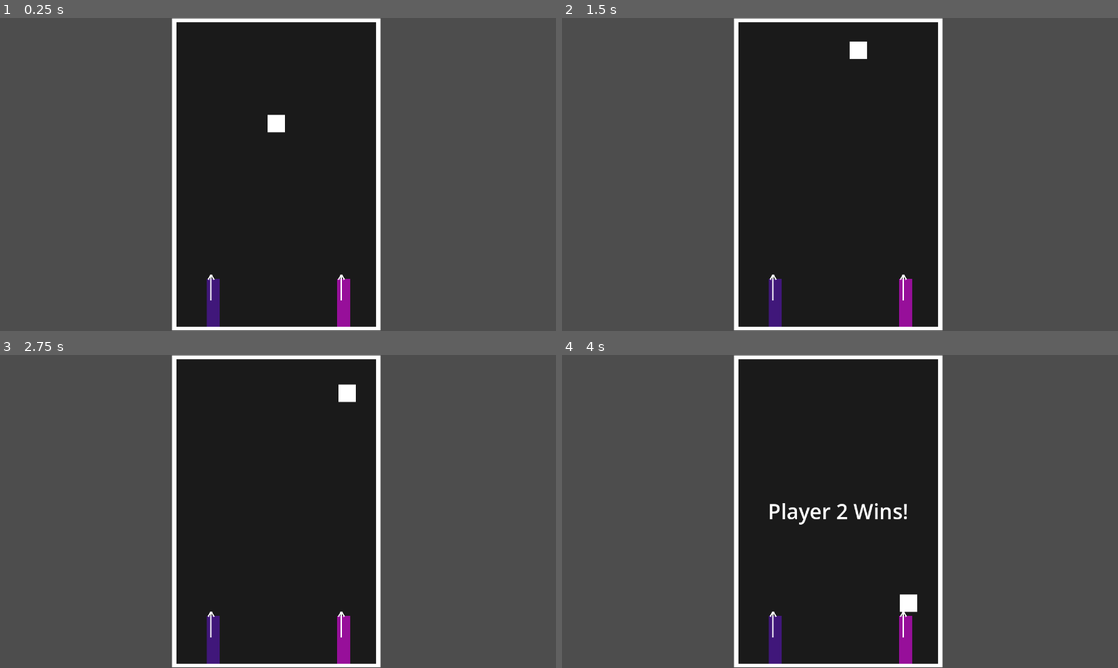
Above: before the commit, frames 1-4 (two rows, left to right).
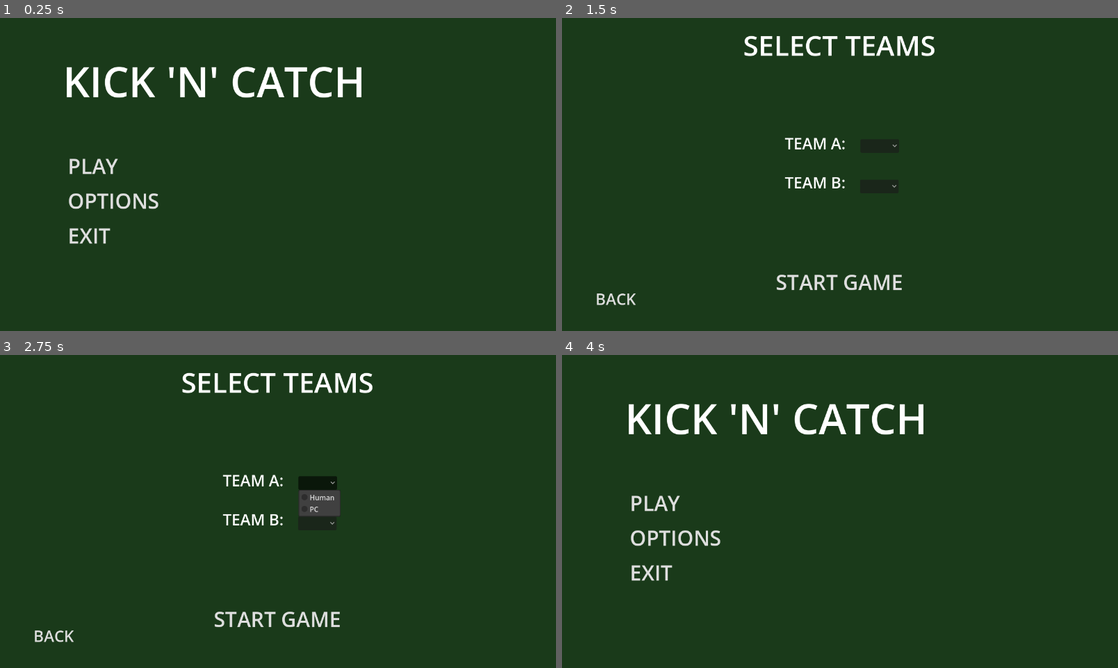
Above: after the commit, the same moments.

Repository: DockerSox/kick-n-catchv3
Game: Godot game, scene res://Scenes/title.tscn
Same seed, same stepped clock (60 frames per second), same inputs: the game is played once before the commit and once after it. Before the commit the project starts from res://Scenes/main.tscn.
Inputs (mouse positions are in pixels of both pictures, inside the frame that each line leads up to):
- Up to frame 1 (0.25 s): no input
- Up to frame 2 (1.5 s): click (673, 199) at 0.5 s, where only the run after the commit has a clickable "OPTIONS"; click (656, 165) at 1.25 s, where only the run after the commit has a clickable "PLAY"
- Up to frame 3 (2.75 s): click (316, 483) at 2.02 s
- Up to frame 4 (4 s): click (878, 524) at 2.77 s; click (617, 636) at 3.5 s, where only the run after the commit has a clickable "BACK"

The runs differ from the first frame. In frame 1, 100% of the frame differs, in the area x 0-100%, y 0-100%; in frame 2, 99%; in frame 3, 99%; in frame 4, 100%.

Commit message:
Basic Menus Added

Diff:
--- /dev/null
+++ b/Scenes/team_select.tscn
@@ -0,0 +1,88 @@
+[gd_scene format=3 uid="uid://d231n1emfkxkj"]
+
+[ext_resource type="Script" uid="uid://4xjx7p1c1y2" path="res://Scripts/team_select.gd" id="1_bwcjg"]
+
+[node name="TeamSelect" type="Control" unique_id=161226781]
+layout_mode = 3
+anchors_preset = 0
+offset_right = 40.0
+offset_bottom = 40.0
+script = ExtResource("1_bwcjg")
+
+[node name="ColorRect" type="ColorRect" parent="." unique_id=504157654]
+layout_mode = 0
+offset_right = 1280.0
+offset_bottom = 720.0
+color = Color(0.101960786, 0.22745098, 0.101960786, 1)
+
+[node name="Title" type="Label" parent="." unique_id=3136201]
+layout_mode = 0
+offset_left = 417.0
+offset_top = 18.0
+offset_right = 860.0
+offset_bottom = 106.0
+theme_override_font_sizes/font_size = 64
+text = "SELECT TEAMS"
+horizontal_alignment = 1
+
+[node name="TeamALabel" type="Label" parent="." unique_id=1800662590]
+layout_mode = 0
+offset_left = 513.0
+offset_top = 263.0
+offset_right = 653.0
+offset_bottom = 313.0
+theme_override_font_sizes/font_size = 36
+text = "TEAM A:"
+
+[node name="TeamAOption" type="OptionButton" parent="." unique_id=539980149]
+layout_mode = 0
+offset_left = 687.0
+offset_top = 279.0
+offset_right = 719.0
+offset_bottom = 299.0
+item_count = 2
+popup/item_0/text = "Human"
+popup/item_0/id = 0
+popup/item_1/text = "PC"
+popup/item_1/id = 1
+
+[node name="TeamBLabel" type="Label" parent="." unique_id=796704796]
+layout_mode = 0
+offset_left = 513.0
+offset_top = 353.0
+offset_right = 653.0
+offset_bottom = 403.0
+theme_override_font_sizes/font_size = 36
+text = "TEAM B:"
+
+[node name="TeamBOption" type="OptionButton" parent="." unique_id=605396487]
+layout_mode = 0
+offset_left = 686.0
+offset_top = 372.0
+offset_right = 718.0
+offset_bottom = 392.0
+item_count = 2
+popup/item_0/text = "Human"
+popup/item_0/id = 0
+popup/item_1/text = "PC"
+popup/item_1/id = 1
+
+[node name="StartButton" type="Button" parent="." unique_id=1789197710]
+layout_mode = 0
+offset_left = 488.0
+offset_top = 570.0
+offset_right = 789.0
+offset_bottom = 645.0
+theme_override_font_sizes/font_size = 48
+text = "START GAME"
+flat = true
+
+[node name="BackButton" type="Button" parent="." unique_id=1455387942]
+layout_mode = 0
+offset_left = 73.0
+offset_top = 617.0
+offset_right = 174.0
+offset_bottom = 675.0
+theme_override_font_sizes/font_size = 36
+text = "BACK"
+flat = true
--- /dev/null
+++ b/Scenes/title.tscn
@@ -0,0 +1,62 @@
+[gd_scene format=3 uid="uid://bww8g7i1bibly"]
+
+[ext_resource type="Script" uid="uid://cmn5yoi2jwrls" path="res://Scripts/title.gd" id="1_w31pl"]
+
+[node name="Title" type="Control" unique_id=1916797967]
+layout_mode = 3
+anchors_preset = 0
+offset_right = 40.0
+offset_bottom = 40.0
+script = ExtResource("1_w31pl")
+
+[node name="Background" type="ColorRect" parent="." unique_id=1615124755]
+layout_mode = 0
+offset_right = 1280.0
+offset_bottom = 720.0
+color = Color(0.101960786, 0.22745098, 0.101960786, 1)
+
+[node name="TitleLabel" type="Label" parent="." unique_id=1313831362]
+layout_mode = 0
+offset_left = 145.0
+offset_top = 79.0
+offset_right = 841.0
+offset_bottom = 211.0
+theme_override_colors/font_color = Color(1, 1, 1, 1)
+theme_override_font_sizes/font_size = 96
+text = "KICK 'N' CATCH"
+
+[node name="PlayButton" type="Button" parent="." unique_id=1268883919]
+layout_mode = 0
+offset_left = 152.0
+offset_top = 303.0
+offset_right = 276.0
+offset_bottom = 378.0
+theme_override_colors/font_color = Color(0.875, 0.875, 0.875, 1)
+theme_override_colors/font_focus_color = Color(0.9490196, 0.16078432, 0.21568628, 1)
+theme_override_font_sizes/font_size = 48
+text = "PLAY"
+flat = true
+
+[node name="OptionsButton" type="Button" parent="." unique_id=432589746]
+layout_mode = 0
+offset_left = 152.0
+offset_top = 383.0
+offset_right = 371.0
+offset_bottom = 458.0
+theme_override_colors/font_color = Color(0.875, 0.875, 0.875, 1)
+theme_override_colors/font_focus_color = Color(0.9490196, 0.16078432, 0.21568628, 1)
+theme_override_font_sizes/font_size = 48
+text = "OPTIONS"
+flat = true
+
+[node name="ExitButton" type="Button" parent="." unique_id=1816001557]
+layout_mode = 0
+offset_left = 152.0
+offset_top = 463.0
+offset_right = 258.0
+offset_bottom = 538.0
+theme_override_colors/font_color = Color(0.875, 0.875, 0.875, 1)
+theme_override_colors/font_focus_color = Color(0.9490196, 0.16078432, 0.21568628, 1)
+theme_override_font_sizes/font_size = 48
+text = "EXIT"
+flat = true
--- /dev/null
+++ b/Scripts/team_select.gd
@@ -0,0 +1,15 @@
+extends Control
+
+func _ready() -> void:
+	$StartButton.pressed.connect(_on_start)
+	$BackButton.pressed.connect(_on_back)
+
+func _on_start() -> void:
+	GameState.team_a_player = 1 if $TeamAOption.selected == 0 else 0
+	GameState.team_b_player = 1 if $TeamBOption.selected == 0 else 0
+	GameState.reset_score()
+	# First thing is a Contest Game to decide who attacks first
+	GameState.go_to_scene("res://Scenes/main.tscn")
+
+func _on_back() -> void:
+	GameState.go_to_scene("res://Scenes/title.tscn")
--- /dev/null
+++ b/Scripts/title.gd
@@ -0,0 +1,16 @@
+extends Control
+
+func _ready() -> void:
+	$PlayButton.pressed.connect(_on_play)
+	$OptionsButton.pressed.connect(_on_options)
+	$ExitButton.pressed.connect(_on_exit)
+
+func _on_play() -> void:
+	GameState.go_to_scene("res://Scenes/team_select.tscn")
+
+func _on_options() -> void:
+	# Options popup — we'll build this later
+	pass
+
+func _on_exit() -> void:
+	get_tree().quit()
--- a/project.godot
+++ b/project.godot
@@ -11,7 +11,7 @@
 [application]
 
 config/name="Kick'n'Catch (Assisted)"
-run/main_scene="uid://c2cf6dn10wb45"
+run/main_scene="uid://bww8g7i1bibly"
 config/features=PackedStringArray("4.6", "Forward Plus")
 config/icon="res://icon.svg"
 
Not shown, added: Scripts/team_select.gd.uid
Not shown, added: Scripts/title.gd.uid
